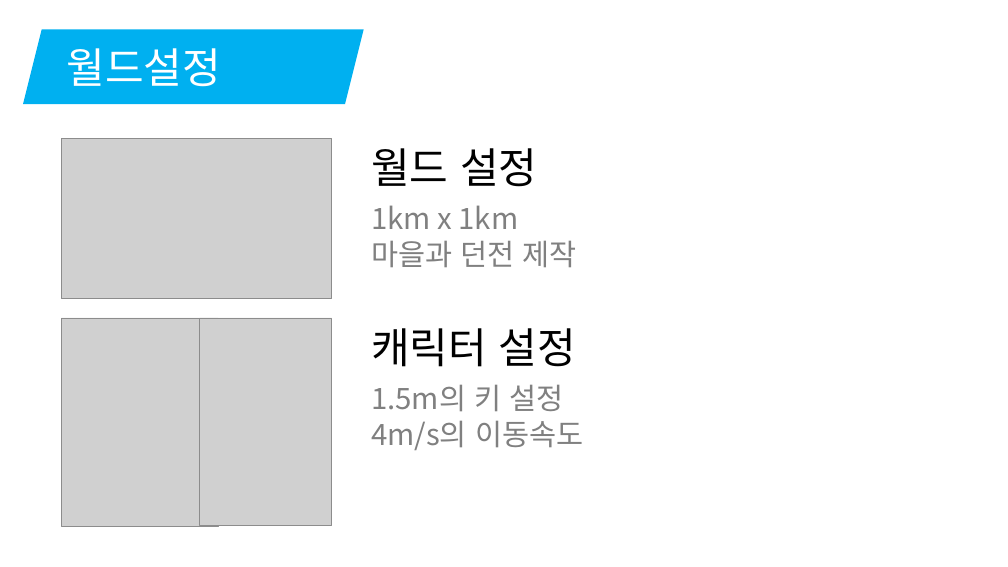
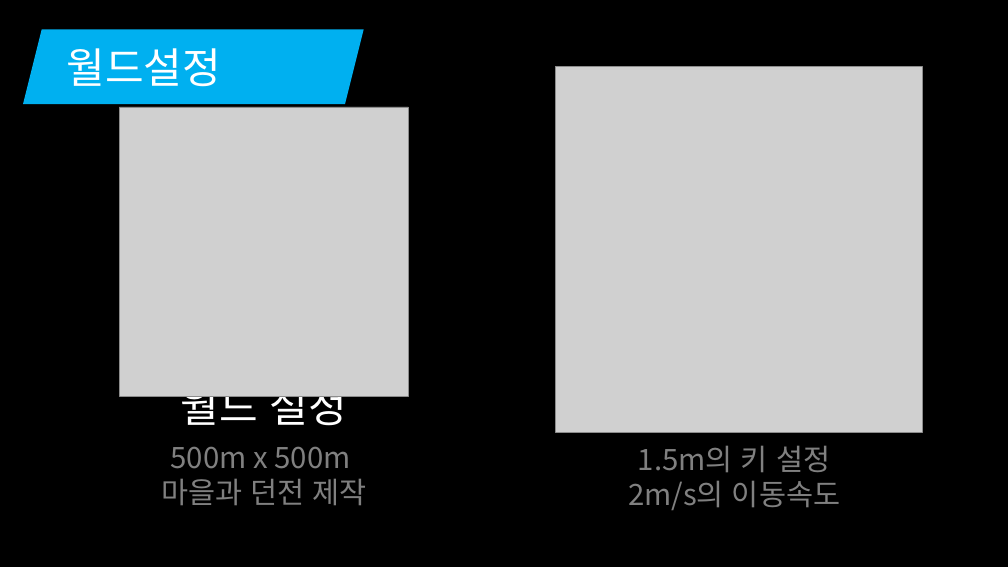
Before and after one commit to korleinster/gamebusdriver, a slide deck: slide 4 of documents/노루막이_김형준_신창섭_홍승필_허지훈.pptx. Drawn at 1008x567 pixels with LibreOffice and Linux fonts; fonts in the diff are those of the drawing; grey boxes stand for pictures; background and template pictures are left out. Boxes give left, top, right and bottom in pixels: in the first picture for what was removed or moved away, otherwise in the second. Text is boxed around its words. In the diff, an @@ line names an element or a change of style, - is before the commit and + after.

Commit message:
[신창섭]제안서 수정
1. 월드 설정부분 레이아웃 및 디자인 수정
2.타게임과의 비교 수정

```diff
--- a/documents/노루막이_김형준_신창섭_홍승필_허지훈.pptx
+++ b/documents/노루막이_김형준_신창섭_홍승필_허지훈.pptx
@@ rectangle added at (x1=0, y1=0, x2=1008, y2=567), fill #000000 @@
@@ picture added at (x1=556, y1=67, x2=922, y2=433) @@
@@ picture added at (x1=119, y1=107, x2=408, y2=395) @@
@@ picture removed at (x1=61, y1=138, x2=332, y2=299) @@
@@ picture removed at (x1=61, y1=318, x2=219, y2=526) @@
@@ picture removed at (x1=200, y1=318, x2=332, y2=526) @@
@@ text "월드 설정" moved from (x1=371, y1=148, x2=537, y2=187) to (x1=181, y1=379, x2=347, y2=432) @@
@@ text "월드 설정" at (x1=181, y1=379, x2=347, y2=432): text colour #000000 to #FFFFFF; alignment left to centre @@
@@ text "캐릭터 설정" at (x1=632, y1=373, x2=836, y2=434): text colour #000000 to #FFFFFF; alignment left to centre @@
@@ text "캐릭터 설정" moved from (x1=371, y1=328, x2=576, y2=367) to (x1=632, y1=373, x2=836, y2=434) @@
@@ text "500m x 500m" moved from (x1=371, y1=205, x2=577, y2=267) to (x1=161, y1=447, x2=367, y2=505) @@
@@ text at (x1=171, y1=447, x2=350, y2=469): text changed @@
-1km x 1km
+500m x 500m
@@ text "1.5m의 키 설정" moved from (x1=371, y1=384, x2=583, y2=450) to (x1=628, y1=445, x2=840, y2=510) @@
@@ text at (x1=638, y1=445, x2=830, y2=473): alignment left to centre @@
@@ text at (x1=161, y1=478, x2=367, y2=505): alignment left to centre @@
@@ text at (x1=628, y1=480, x2=840, y2=510): text changed @@
-4m/s의 이동속도
+2m/s의 이동속도
```
Also in this commit, not shown: 6 other slides changed.
